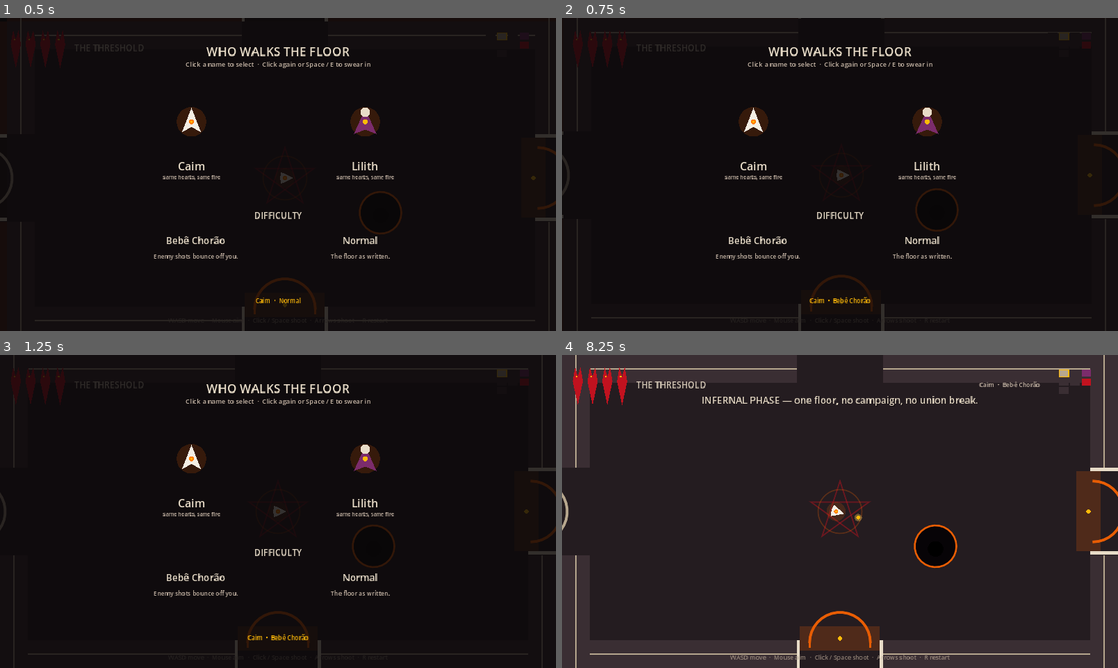
Above: before the commit, frames 1-4 (two rows, left to right).
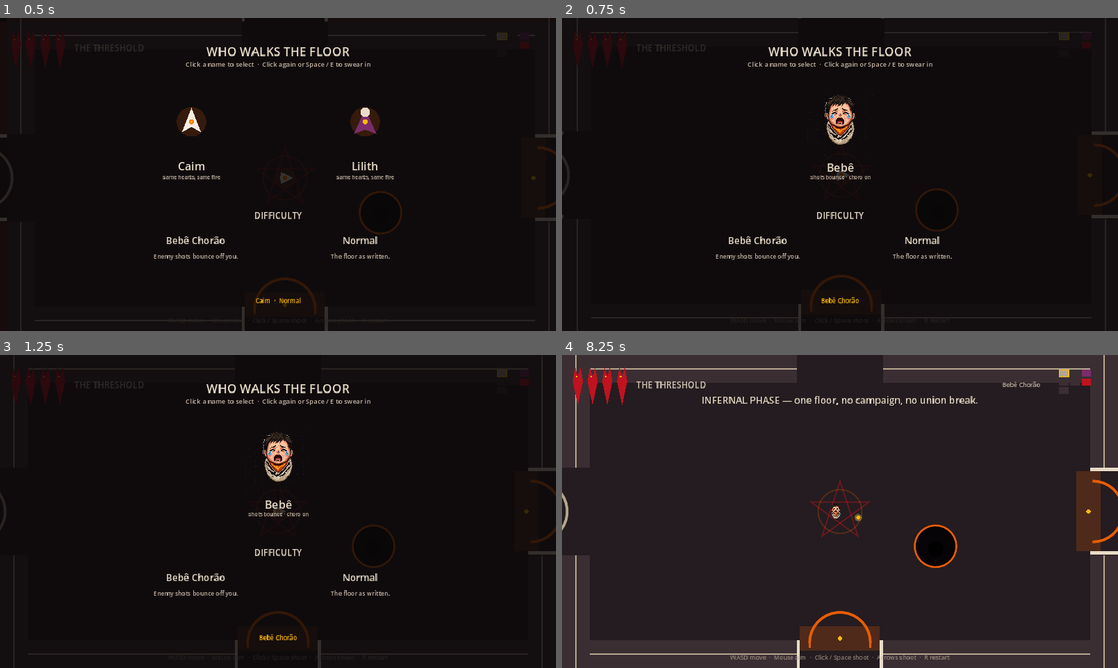
Above: after the commit, the same moments.

Repository: camiloprado/InfernalPhase
Game: Godot game, scene res://scenes/floor.tscn
The game is run twice, just before and just after one commit, with the same random seed, the same clock (stepped at 60 frames per second) and the same inputs.
Inputs (mouse positions are in pixels of both pictures, inside the frame that each line leads up to):
- Up to frame 1 (0.5 s): no input
- Up to frame 2 (0.75 s): click "Bebê Chorão" at 0.5 s
- Up to frame 3 (1.25 s): no input
- Up to frame 4 (8.25 s): click (840, 473) at 1.25 s, where only the run after the commit has a clickable "Bebê"; click "Normal" at 2 s; click "Normal" at 2.75 s; click "Caim" at 3.5 s; click "Lilith" at 4.25 s; tap A (move_left) every 0.75 s from 5 to 8 s; move the mouse to (962, 495) at 5.02 s; hold D (move_right) 5.03-5.78 s; tap Down (aim_down) at 5.1 s; click (962, 495) at 5.17 s; move the mouse to (728, 527) at 5.77 s; hold S (move_down) 5.78-6.53 s; tap Left (aim_left) at 5.85 s; click (728, 527) at 5.92 s; move the mouse to (895, 442) at 6.52 s; hold D (move_right) 6.53-7.28 s; tap Right (aim_right) at 6.6 s; click (895, 442) at 6.67 s; move the mouse to (812, 574) at 7.27 s; hold W (move_up) 7.28-8.03 s; tap Up (aim_up) at 7.35 s; click (812, 574) at 7.42 s; move the mouse to (1006, 558) at 8.02 s; hold A (move_left) from 8.03 s (still down); hold E (interact) from 8.03 s (still down); click (1006, 558) at 8.17 s

Frame 1 is identical in both runs. In frame 2, 1.9% of the frame differs, in the area x 29-71%, y 24-92%; in frame 3, 1.9%; in frame 4, 0.2%.

Commit message:
Use a bebê sprite and cry loop on Bebê Chorão.
Normal still shows Caim or Lilith and the floor pulse. Selecting
Bebê Chorão hides those portraits, draws the baby walker, and
crossfades to a short original choro loop. Shot bounce is unchanged.

Co-authored-by: camilovgprado21 <camilovgprado21@gmail.com>

Diff:
--- a/project.godot
+++ b/project.godot
@@ -16,6 +16,7 @@
 [autoload]
 
 Game="*res://scripts/game.gd"
+Music="*res://scripts/music.gd"
 
 [display]
 
--- a/scripts/flavor.gd
+++ b/scripts/flavor.gd
@@ -13,6 +13,8 @@
 
 
 static func death_line() -> String:
+	if Game.is_baby():
+		return "The bebê is ash. The floor rewinds."
 	var who := Game.body_name()
 	var extra := [
 		"%s is ash. The floor rewinds." % who,
--- a/scripts/floor.gd
+++ b/scripts/floor.gd
@@ -59,8 +59,10 @@
 	add_child(pick)
 	await pick.chosen
 	if player:
+		player.rebind_visual()
 		player.set_physics_process(true)
-	ui.set_walker(Game.body_name(), Game.difficulty_name())
+	ui.set_walker(Game.walker_label(), "")
+	Game.bgm("play_for_run")
 	_enter_room(rooms[Vector2i.ZERO], true)
 	await get_tree().create_timer(0.15).timeout
 	Game.say(Flavor.START[0], 2.8)
--- a/scripts/game.gd
+++ b/scripts/game.gd
@@ -79,6 +79,20 @@
 
 func is_baby() -> bool:
 	return difficulty == Difficulty.BABY
+
+
+func walker_label() -> String:
+	if is_baby():
+		return "Bebê Chorão"
+	return "%s  ·  Normal" % body_name()
+
+
+func bgm(method: String) -> void:
+	# Never touch the Music identifier — missing autoload must not abort boot.
+	var m := get_node_or_null("/root/Music")
+	if m == null or not m.has_method(method):
+		return
+	m.call(method)
 
 
 func hurt(amount: int = 1) -> bool:
--- /dev/null
+++ b/scripts/music.gd
@@ -0,0 +1,90 @@
+extends Node
+## Original loops only. Cry track is a short synthesized choro loop — not a commercial OST.
+## Boot-safe: missing files or loop API differences never abort the tree.
+
+var _floor: AudioStreamPlayer
+var _cry: AudioStreamPlayer
+var _floor_db := -8.0
+var _cry_db := -6.0
+
+
+func _ready() -> void:
+	process_mode = Node.PROCESS_MODE_ALWAYS
+	_floor = _make("res://assets/audio/floor.ogg")
+	_cry = _make("res://assets/audio/cry.ogg")
+	add_child(_floor)
+	add_child(_cry)
+
+
+func _make(path: String) -> AudioStreamPlayer:
+	var p := AudioStreamPlayer.new()
+	p.volume_db = -80.0
+	p.bus = "Master"
+	p.autoplay = false
+	var stream := _load_stream(path)
+	if stream:
+		_enable_loop(stream)
+		p.stream = stream
+	return p
+
+
+func _load_stream(path: String) -> AudioStream:
+	if path.is_empty() or not ResourceLoader.exists(path):
+		return null
+	var loaded: Variant = ResourceLoader.load(path)
+	if loaded is AudioStream:
+		return loaded
+	return null
+
+
+func _enable_loop(stream: AudioStream) -> void:
+	if stream == null:
+		return
+	if "loop" in stream:
+		stream.set("loop", true)
+	if "loop_mode" in stream:
+		stream.set("loop_mode", 1)
+
+
+func play_for_run() -> void:
+	if Game.is_baby():
+		play_cry()
+	else:
+		play_floor()
+
+
+func play_floor() -> void:
+	_cross(_floor, _cry, _floor_db)
+
+
+func play_cry() -> void:
+	_cross(_cry, _floor, _cry_db)
+
+
+func stop_all() -> void:
+	if _floor:
+		_floor.stop()
+	if _cry:
+		_cry.stop()
+
+
+func _cross(into: AudioStreamPlayer, out_of: AudioStreamPlayer, target_db: float) -> void:
+	if into == null or into.stream == null:
+		return
+	if not into.playing:
+		into.volume_db = -80.0
+		into.play()
+	if not into.playing:
+		return
+	var tw := create_tween()
+	if tw == null:
+		into.volume_db = target_db
+		return
+	tw.set_pause_mode(Tween.TWEEN_PAUSE_PROCESS)
+	tw.tween_property(into, "volume_db", target_db, 0.7).set_trans(Tween.TRANS_SINE)
+	if out_of and out_of.playing:
+		tw.parallel().tween_property(out_of, "volume_db", -80.0, 0.7).set_trans(Tween.TRANS_SINE)
+		tw.tween_callback(func () -> void:
+			if out_of and is_instance_valid(out_of) and out_of.volume_db < -40.0:
+				out_of.stop()
+		)
--- a/scripts/player.gd
+++ b/scripts/player.gd
@@ -4,6 +4,7 @@
 const SPEED := 258.0
 const FIRE_CD := 0.2
 const RADIUS := 16.0
+const BABY_SHEET := "res://assets/sprites/baby.png"
 
 var aim := Vector2.RIGHT
 var fire_left := 0.0
@@ -11,6 +12,7 @@
 var blink := false
 var knockback := Vector2.ZERO
 var _hit_stamp_ms := -99999
+var _baby: Sprite2D
 
 @onready var _hurt: Area2D = $Hurtbox
 @onready var _col: CollisionShape2D = $CollisionShape2D
@@ -32,6 +34,33 @@
 	_hurt.collision_mask = 20  # enemies + enemy bullets
 	_hurt.area_entered.connect(_on_hurt_area)
 	_hurt.body_entered.connect(_on_hurt_body)
+	_baby = Sprite2D.new()
+	_baby.centered = true
+	_baby.texture_filter = CanvasItem.TEXTURE_FILTER_NEAREST
+	_baby.visible = false
+	_baby.z_index = 1
+	add_child(_baby)
+	rebind_visual()
+	Game.loadout_changed.connect(rebind_visual)
+
+
+func rebind_visual() -> void:
+	if _baby == null:
+		return
+	_baby.visible = false
+	if not Game.is_baby():
+		queue_redraw()
+		return
+	if not ResourceLoader.exists(BABY_SHEET):
+		queue_redraw()
+		return
+	var loaded: Variant = ResourceLoader.load(BABY_SHEET)
+	if loaded is Texture2D:
+		_baby.texture = loaded
+		var h := float((loaded as Texture2D).get_height())
+		_baby.scale = Vector2.ONE * (48.0 / maxf(h, 1.0))
+		_baby.visible = true
+	queue_redraw()
 
 
 func _physics_process(delta: float) -> void:
@@ -119,6 +148,13 @@
 
 func _draw() -> void:
 	if blink:
+		if _baby:
+			_baby.modulate.a = 0.0
+		return
+	if _baby:
+		_baby.modulate.a = 1.0
+		_baby.flip_h = aim.x < -0.15
+	if Game.is_baby() and _baby and _baby.visible:
 		return
 	var body_col := Palette.PLAYER if Game.body == Game.Body.CAIM else Palette.ROBE_LIGHT
 	if i_timer > 0.0:
--- a/scripts/run_pick.gd
+++ b/scripts/run_pick.gd
@@ -9,12 +9,14 @@
 var _diff: Game.Difficulty = Game.Difficulty.NORMAL
 var _caim_btn: Button
 var _lilith_btn: Button
+var _bebe_card: Button
 var _baby_btn: Button
 var _normal_btn: Button
 var _hint: Label
 var _click_ms := -99999
 var _body_clicks := 0
 var _diff_clicks := 0
+const BABY_SHEET := "res://assets/sprites/baby.png"
 
 
 func _ready() -> void:
@@ -31,11 +33,16 @@
 	_label(Vector2(0, 96), Vector2(1280, 24), "Click a name to select  ·  Click again or Space / E to swear in", Palette.UI_DIM, 15)
 	_caim_btn = _card(Vector2(340, 140), "Caim", Game.Body.CAIM, true)
 	_lilith_btn = _card(Vector2(740, 140), "Lilith", Game.Body.LILITH, false)
+	_bebe_card = _bebe_portrait(Vector2(540, 140))
 	_label(Vector2(0, 440), Vector2(1280, 28), "DIFFICULTY", Palette.BONE, 20)
 	_baby_btn = _diff_card(Vector2(300, 480), "Bebê Chorão", "Enemy shots bounce off you.", Game.Difficulty.BABY)
 	_normal_btn = _diff_card(Vector2(680, 480), "Normal", "The floor as written.", Game.Difficulty.NORMAL)
 	_hint = _label(Vector2(0, 640), Vector2(1280, 28), "", Palette.EMBER_HOT, 14)
 	_refresh()
+	if _diff == Game.Difficulty.BABY:
+		Game.bgm("play_cry")
+	else:
+		Game.bgm("play_floor")
 
 
 func _label(pos: Vector2, size: Vector2, text: String, col: Color, px: int) -> Label:
@@ -90,6 +97,66 @@
 	return btn
 
 
+func _bebe_portrait(pos: Vector2) -> Button:
+	var btn := Button.new()
+	btn.position = pos
+	btn.size = Vector2(200, 260)
+	btn.mouse_filter = Control.MOUSE_FILTER_STOP
+	btn.focus_mode = Control.FOCUS_NONE
+	btn.flat = true
+	btn.visible = false
+	_style(btn)
+	add_child(btn)
+	var tr := TextureRect.new()
+	tr.position = Vector2(20, 16)
+	tr.size = Vector2(160, 160)
+	tr.expand_mode = TextureRect.EXPAND_IGNORE_SIZE
+	tr.stretch_mode = TextureRect.STRETCH_KEEP_ASPECT_CENTERED
+	tr.texture_filter = CanvasItem.TEXTURE_FILTER_NEAREST
+	tr.mouse_filter = Control.MOUSE_FILTER_IGNORE
+	if ResourceLoader.exists(BABY_SHEET):
+		var loaded: Variant = ResourceLoader.load(BABY_SHEET)
+		if loaded is Texture2D:
+			tr.texture = loaded
+	btn.add_child(tr)
+	if tr.texture == null:
+		var art := Control.new()
+		art.position = Vector2(40, 28)
+		art.size = Vector2(120, 140)
+		art.mouse_filter = Control.MOUSE_FILTER_IGNORE
+		art.draw.connect(func () -> void: _draw_bebe(art))
+		btn.add_child(art)
+	var name := Label.new()
+	name.text = "Bebê"
+	name.position = Vector2(0, 184)
+	name.size = Vector2(200, 36)
+	name.horizontal_alignment = HORIZONTAL_ALIGNMENT_CENTER
+	name.add_theme_font_size_override("font_size", 26)
+	name.add_theme_color_override("font_color", Palette.BONE)
+	name.mouse_filter = Control.MOUSE_FILTER_IGNORE
+	btn.add_child(name)
+	var sub := Label.new()
+	sub.text = "shots bounce · choro on"
+	sub.position = Vector2(8, 216)
+	sub.size = Vector2(184, 28)
+	sub.horizontal_alignment = HORIZONTAL_ALIGNMENT_CENTER
+	sub.add_theme_font_size_override("font_size", 12)
+	sub.add_theme_color_override("font_color", Palette.UI_DIM)
+	sub.mouse_filter = Control.MOUSE_FILTER_IGNORE
+	btn.add_child(sub)
+	return btn
+
+
+func _draw_bebe(node: Control) -> void:
+	var c := node.size * 0.5
+	node.draw_circle(c + Vector2(0, 10), 28.0, Palette.BONE)
+	node.draw_circle(c + Vector2(0, -18), 22.0, Palette.PLAYER)
+	node.draw_circle(c + Vector2(-8, -20), 2.2, Palette.VOID)
+	node.draw_circle(c + Vector2(8, -20), 2.2, Palette.VOID)
+	node.draw_circle(c + Vector2(0, -10), 5.0, Palette.HELL_RED)
+	node.draw_circle(c + Vector2(-14, -8), 2.0, Palette.EMBER)
+
+
 func _diff_card(pos: Vector2, caption: String, blurb: String, which: Game.Difficulty) -> Button:
 	var btn := Button.new()
 	btn.position = pos
@@ -183,6 +250,10 @@
 	_diff = which
 	_click_ms = now
 	_diff_clicks += 1
+	if _diff == Game.Difficulty.BABY:
+		Game.bgm("play_cry")
+	else:
+		Game.bgm("play_floor")
 	_refresh()
 
 
@@ -210,11 +281,20 @@
 
 
 func _refresh() -> void:
+	var baby := _diff == Game.Difficulty.BABY
+	_caim_btn.visible = not baby
+	_lilith_btn.visible = not baby
+	if _bebe_card:
+		_bebe_card.visible = baby
+		_paint(_bebe_card, true)
 	_paint(_caim_btn, _body == Game.Body.CAIM)
 	_paint(_lilith_btn, _body == Game.Body.LILITH)
-	_paint(_baby_btn, _diff == Game.Difficulty.BABY)
-	_paint(_normal_btn, _diff == Game.Difficulty.NORMAL)
-	_hint.text = "%s  ·  %s" % [Game.BODY_NAMES[_body], Game.DIFF_NAMES[_diff]]
+	_paint(_baby_btn, baby)
+	_paint(_normal_btn, not baby)
+	if baby:
+		_hint.text = "Bebê Chorão"
+	else:
+		_hint.text = "%s  ·  Normal" % Game.BODY_NAMES[_body]
 	for art in [_caim_btn.get_child(0), _lilith_btn.get_child(0)]:
 		if art is Control:
 			(art as Control).queue_redraw()
--- a/scripts/ui.gd
+++ b/scripts/ui.gd
@@ -59,8 +59,12 @@
 	room_label.text = text
 
 
-func set_walker(who: String, diff: String) -> void:
-	if _walker:
+func set_walker(who: String, diff: String = "") -> void:
+	if _walker == null:
+		return
+	if diff.is_empty():
+		_walker.text = who
+	else:
 		_walker.text = "%s  ·  %s" % [who, diff]
 
 
Binary file added: assets/sprites/baby.png
Not shown, changed: README.md
Not shown, added: assets/audio/cry.ogg
Not shown, added: assets/audio/floor.ogg
